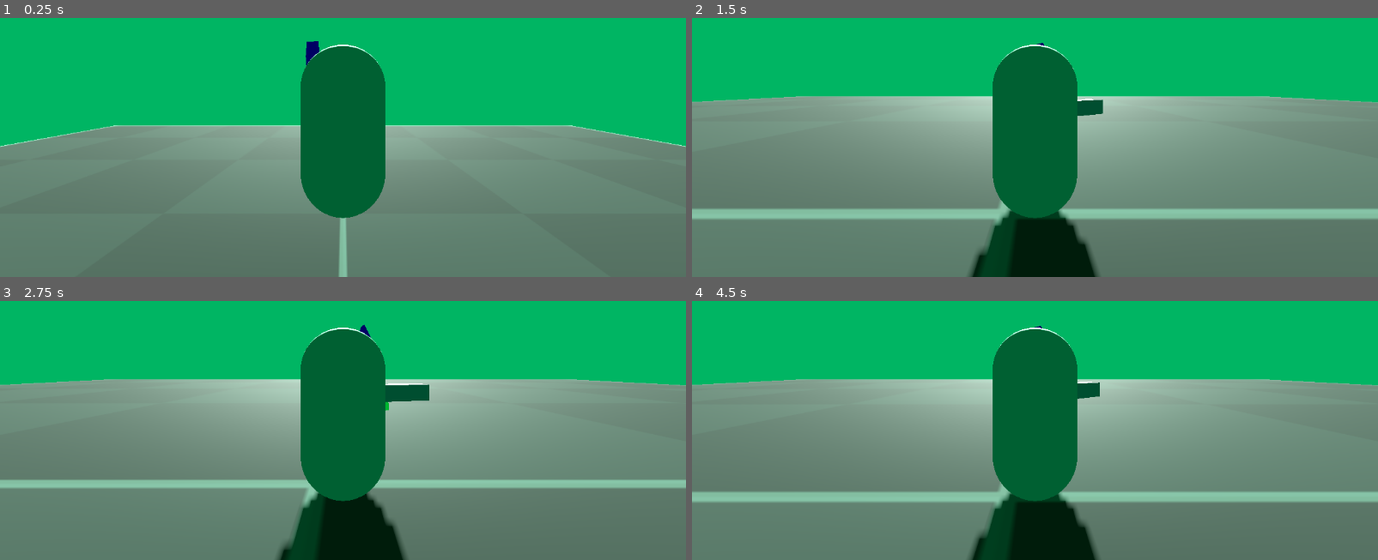
Above: before the commit, frames 1-4 (two rows, left to right).
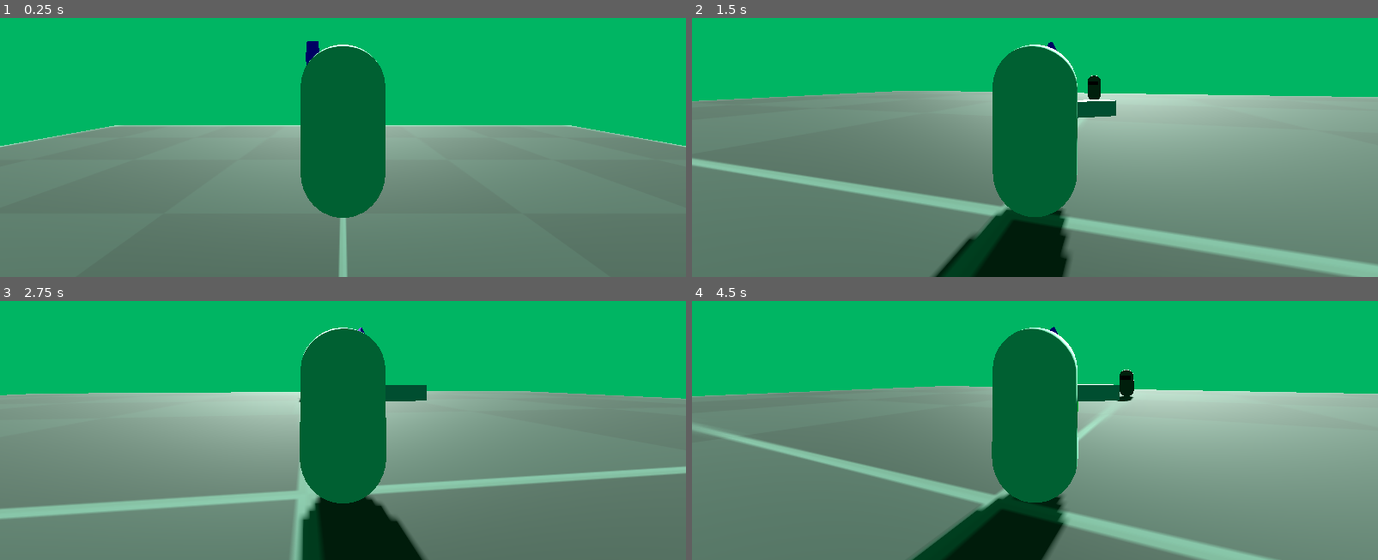
Above: after the commit, the same moments.

Repository: BogChampButAbetterDev/AST
Game: Godot game, scene res://Scenes/world.tscn
The game is run twice, just before and just after one commit, with the same random seed, the same clock (stepped at 60 frames per second) and the same inputs.
Inputs (mouse positions are in pixels of both pictures, inside the frame that each line leads up to):
- Up to frame 1 (0.25 s): no input
- Up to frame 2 (1.5 s): tap Enter (ui_accept) at 0.5, 0.77 s; move the mouse to (1069, 82) at 0.52 s; tap A (a) at 0.6 s; tap D (d) at 0.8, 1.35 s; move the mouse to (1000, 85) at 1.27 s
- Up to frame 3 (2.75 s): tap Enter (ui_accept) at 1.52 s; tap S (s) at 1.55, 2.1 s; move the mouse to (356, 360) at 2.02 s; tap W (w) at 2.3 s
- Up to frame 4 (4.5 s): tap Enter (ui_accept) at 2.75, 3.02, 3.77 s; move the mouse to (1028, 373) at 2.77 s; tap W (w) at 2.85 s; tap A (a) at 3.05, 3.6 s; move the mouse to (1083, 370) at 3.52 s; tap D (d) at 3.8, 4.35 s; move the mouse to (980, 363) at 4.27 s

The runs differ from the first frame. In frame 1, 0.3% of the frame differs, in the area x 0-100%, y 8-78%; in frame 2, 16%; in frame 3, 13%; in frame 4, 27%, in the area x 0-100%, y 9-100%.

Commit message:
added a ton of new things, just play the game to see them

Diff:
--- a/Scenes/Playerhealthbar.tscn
+++ /dev/null
@@ -1,29 +0,0 @@
-[gd_scene load_steps=2 format=3 uid="uid://c2ieucxw77j16"]
-
-[ext_resource type="Script" path="res://Scripts/healthbar.gd" id="1_3k574"]
-
-[node name="Healthbar" type="Control"]
-layout_mode = 3
-anchors_preset = 15
-anchor_right = 1.0
-anchor_bottom = 1.0
-offset_left = -281.0
-offset_top = -109.0
-offset_right = -281.0
-offset_bottom = -109.0
-grow_horizontal = 2
-grow_vertical = 2
-script = ExtResource("1_3k574")
-
-[node name="ColorRect" type="ColorRect" parent="."]
-modulate = Color(1, 0.321569, 0.164706, 1)
-show_behind_parent = true
-layout_mode = 0
-offset_right = 302.0
-offset_bottom = 40.0
-
-[node name="ColorRect2" type="ColorRect" parent="."]
-layout_mode = 0
-offset_right = 302.0
-offset_bottom = 40.0
-color = Color(0, 0.764706, 0.294118, 1)
--- a/Scenes/world.tscn
+++ b/Scenes/world.tscn
@@ -1,17 +1,15 @@
-[gd_scene load_steps=12 format=3 uid="uid://wr75r0en33tf"]
+[gd_scene load_steps=11 format=3 uid="uid://wr75r0en33tf"]
 
 [ext_resource type="Texture2D" uid="uid://deib2ys5xly3n" path="res://Textures/texture_07.png" id="1_15eoo"]
 [ext_resource type="PackedScene" uid="uid://bopgh5r2ukh5q" path="res://Scenes/Actor Scenes/Player.tscn" id="1_iqlxy"]
 [ext_resource type="PackedScene" uid="uid://ct1krnn3le2we" path="res://Scenes/Actor Scenes/Enemy.tscn" id="3_ot0sp"]
 [ext_resource type="AudioStream" uid="uid://d37nkofrtggtt" path="res://MusicAndSFX/SickTrack.mp3" id="4_3u553"]
-[ext_resource type="PackedScene" uid="uid://c2ieucxw77j16" path="res://Scenes/Playerhealthbar.tscn" id="5_o50xo"]
 
 [sub_resource type="GDScript" id="GDScript_dsvm7"]
 script/source = "extends Node3D
 
 func _ready():
-	$\"Idle Music\".stop() #GET RID OF THIS LINEEEEEEEEEEEEEEEEEEEEEEEEEEE
-
+	pass
 "
 
 [sub_resource type="StandardMaterial3D" id="StandardMaterial3D_4no8p"]
@@ -54,19 +52,9 @@
 [node name="Enemy" parent="." instance=ExtResource("3_ot0sp")]
 transform = Transform3D(-0.0323353, 0, -0.999477, 0, 1, 0, 0.999477, 0, -0.0323353, 0, 1.01601, 17.3581)
 
+[node name="Player" parent="." instance=ExtResource("1_iqlxy")]
+transform = Transform3D(1, 0, 0, 0, 1, 0, 0, 0, 1, 0, 5.37318, 0)
+
 [node name="Idle Music" type="AudioStreamPlayer" parent="."]
 stream = ExtResource("4_3u553")
 autoplay = true
-
-[node name="SubViewportContainer" type="SubViewportContainer" parent="."]
-offset_right = 40.0
-offset_bottom = 40.0
-
-[node name="Healthbar" parent="SubViewportContainer" instance=ExtResource("5_o50xo")]
-layout_mode = 2
-
-[node name="SubViewport" type="SubViewport" parent="SubViewportContainer"]
-size = Vector2i(1152, 648)
-
-[node name="Player" parent="SubViewportContainer/SubViewport" instance=ExtResource("1_iqlxy")]
-transform = Transform3D(1, 0, 0, 0, 1, 0, 0, 0, 1, 0, 5.37318, 0)
--- a/Scripts/healthbar.gd
+++ /dev/null
@@ -1,11 +0,0 @@
-extends Control
-
-
-# Called when the node enters the scene tree for the first time.
-func _ready():
-	pass
-
-
-# Called every frame. 'delta' is the elapsed time since the previous frame.
-func _process(delta):
-	pass
